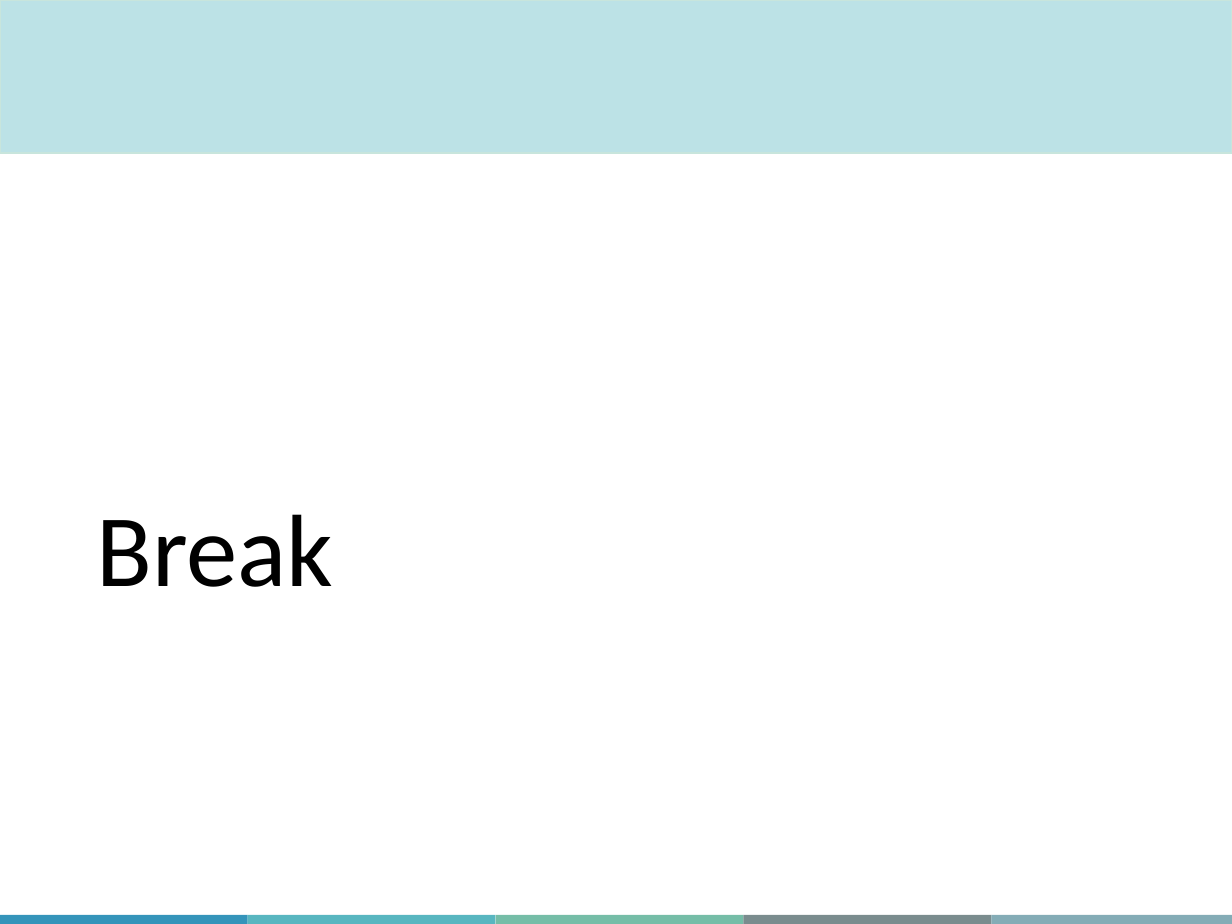
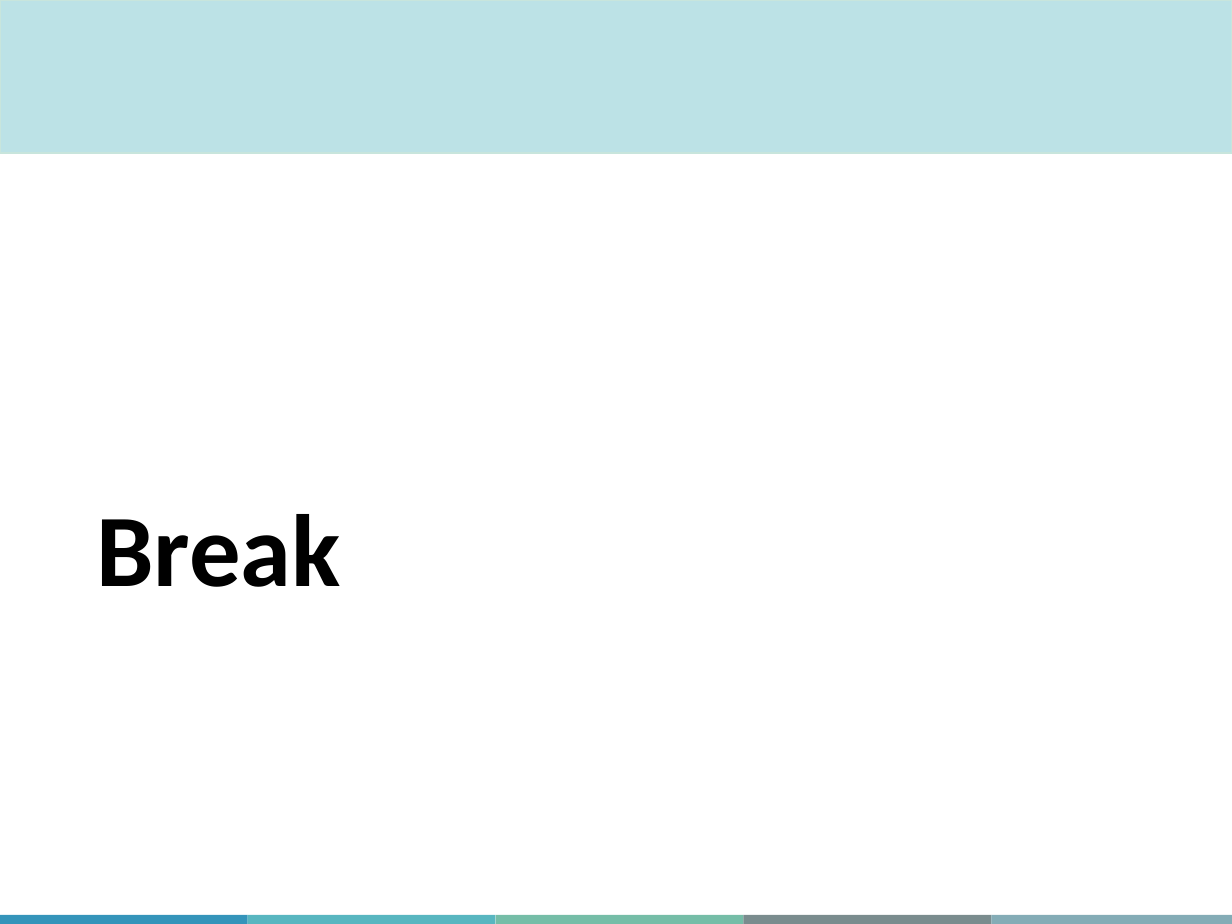
Before and after one commit to MJousse/IntroRacademic, a slide deck: slide 28 of MiCM_IntroToR.pptx (slide 26 before the commit). Drawn at 1232x924 pixels with LibreOffice and Linux fonts; fonts in the diff are those of the drawing; background and template pictures are left out. Boxes give left, top, right and bottom in pixels: in the first picture for what was removed or moved away, otherwise in the second. Text is boxed around its words. In the diff, an @@ line names an element or a change of style, - is before the commit and + after.

```diff
--- a/MiCM_IntroToR.pptx
+++ b/MiCM_IntroToR.pptx
@@ title "Break" at [96, 514, 340, 587]: bold on @@
```
Also in this commit, not shown: 6 other slides changed, 3 slides added, 2 other files.
